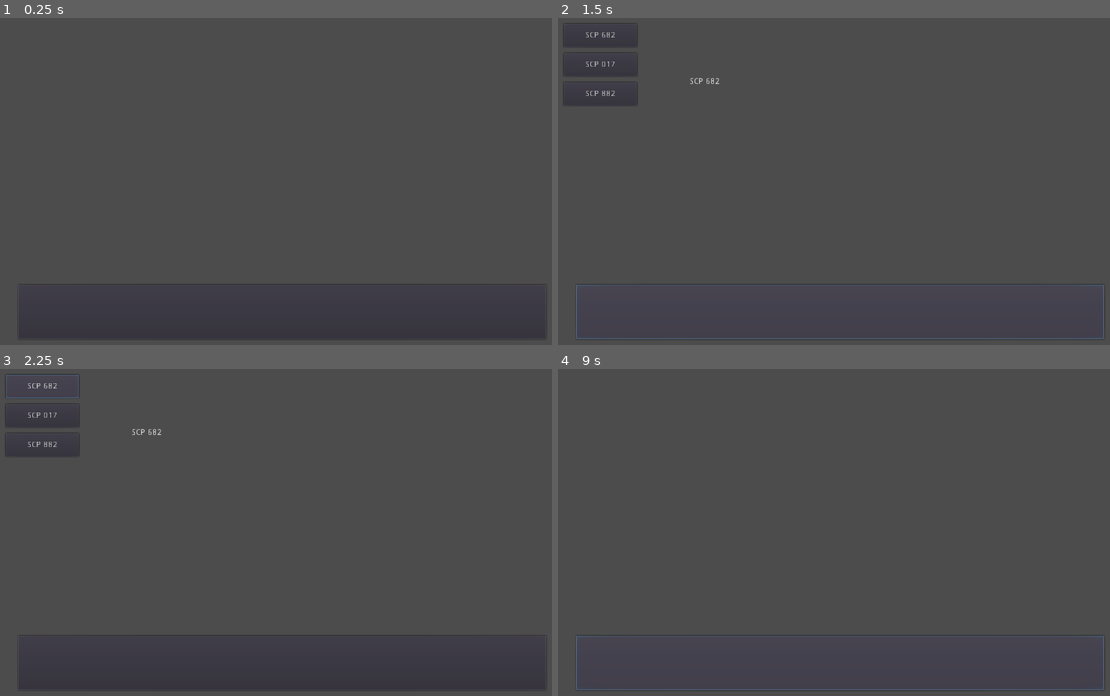
Above: before the commit, frames 1-4 (two rows, left to right).
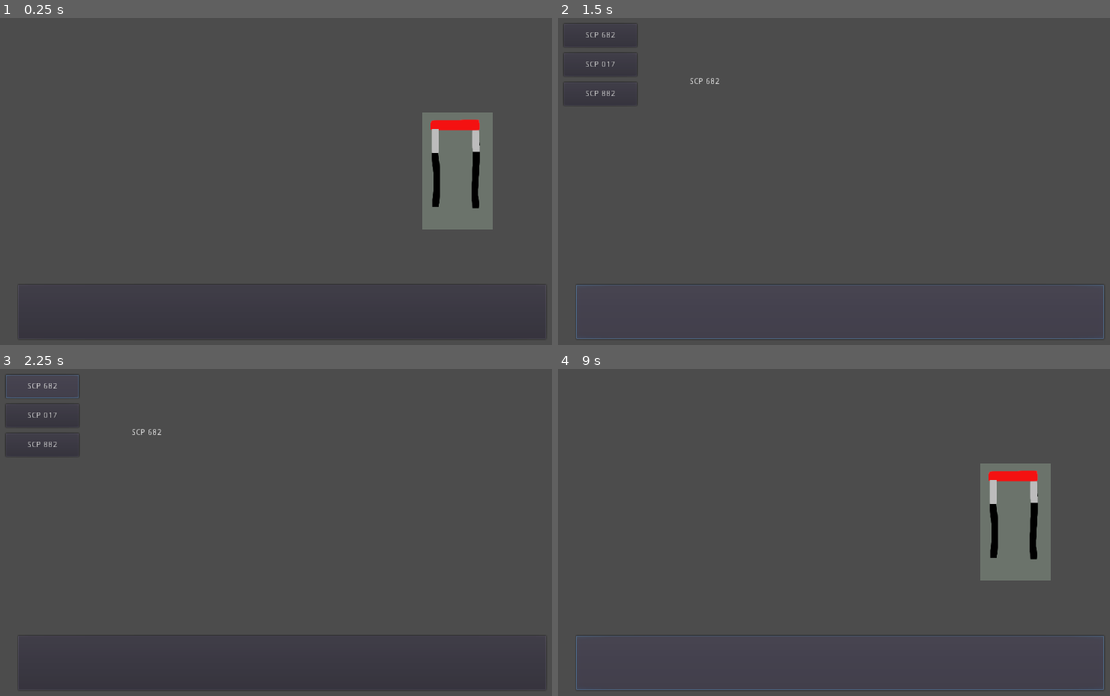
Above: after the commit, the same moments.

Repository: NSCarter/Five-Nights-At-The-Foundation
Game: Godot game, scene res://Scenes/Controls.tscn
The game is run twice, just before and just after one commit, with the same random seed, the same clock (stepped at 60 frames per second) and the same inputs.
Inputs (mouse positions are in pixels of both pictures, inside the frame that each line leads up to):
- Up to frame 1 (0.25 s): no input
- Up to frame 2 (1.5 s): click (1016, 171) at 0.52 s; click (839, 312) at 1.25 s
- Up to frame 3 (2.25 s): click "SCP 682" at 2 s
- Up to frame 4 (9 s): click "SCP 017" at 2.75 s; click "SCP 882" at 3.5 s; click "SCP 682" at 4.25 s; click "SCP 017" at 5 s; click "SCP 882" at 5.75 s; click "SCP 682" at 6.5 s; click "SCP 017" at 7.25 s; click "SCP 882" at 8 s; click (839, 663) at 8.75 s

The runs differ from the first frame. In frame 1, 4.5% of the frame differs, in the area x 76-90%, y 28-65%; in frame 2, nothing differs; in frame 3, nothing differs; in frame 4, 4.5%.

Commit message:
Display acid lever

Diff:
--- /dev/null
+++ b/Scenes/Controls.gd
@@ -0,0 +1,5 @@
+extends Node2D
+
+func _ready():
+	if not("SCP 682" in Stats.cameras):
+		$AcidLever.visible = false
--- a/Scenes/Controls.tscn
+++ b/Scenes/Controls.tscn
@@ -1,8 +1,12 @@
-[gd_scene load_steps=2 format=2]
+[gd_scene load_steps=5 format=2]
 
 [ext_resource path="res://Scripts/CamerasButton.gd" type="Script" id=1]
+[ext_resource path="res://Assests/Images/AcidLeverDown.png" type="Texture" id=2]
+[ext_resource path="res://Assests/Images/AcidLeverUp.png" type="Texture" id=3]
+[ext_resource path="res://Scenes/Controls.gd" type="Script" id=4]
 
 [node name="Node2D" type="Node2D"]
+script = ExtResource( 4 )
 
 [node name="CamerasButton" type="Button" parent="."]
 margin_left = 59.0
@@ -11,5 +15,13 @@
 margin_bottom = 577.0
 script = ExtResource( 1 )
 
+[node name="AcidLever" type="TextureButton" parent="."]
+margin_left = 749.0
+margin_top = 190.0
+margin_right = 869.0
+margin_bottom = 390.0
+texture_normal = ExtResource( 3 )
+texture_pressed = ExtResource( 2 )
+
 [connection signal="mouse_entered" from="CamerasButton" to="CamerasButton" method="_on_CamerasButton_mouse_entered"]
 [connection signal="mouse_exited" from="CamerasButton" to="CamerasButton" method="_on_CamerasButton_mouse_exited"]
Binary file added: Assests/Images/AcidLeverDown.png
Not shown, added: Assests/Images/AcidLeverDown.png.import
Binary file added: Assests/Images/AcidLeverUp.png
Not shown, added: Assests/Images/AcidLeverUp.png.import
